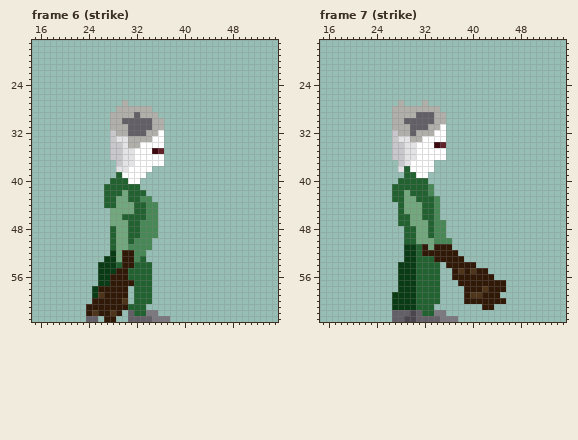
Edited in one commit: pixel-art file (asset-sources/sprites/enemies/bob.aseprite). The picture above is the old version.
64x64 pixels, 20 frames. Shown: frame 6 (strike): x 15..55, y 17..63; frame 7 (strike): x 15..55, y 17..63. The commit also changed other frames, which this record leaves out.
After:
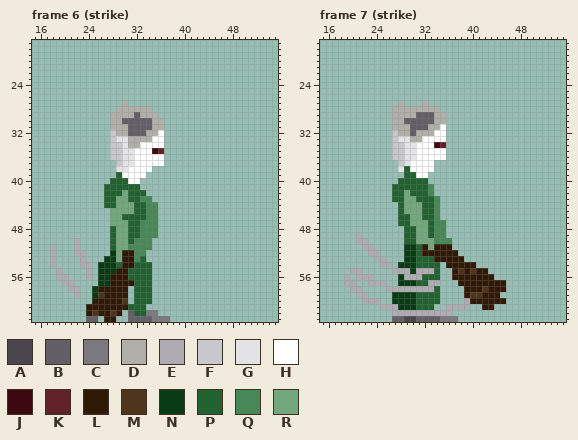
Palette (. is transparent): A #4b464d  B #635f66  C #7c7880  D #b1afaa  E #aeacb2  F #c8c7cc  G #e3e2e5  H #ffffff  J #3b090f  K #61222a  L #311908  M #4e351c  N #093b14  P #226130  Q #488756  R #73a87f
What changed:
layer "Layer 2" added
Changed rows in their new state; - is an unchanged pixel.
Frame 6 (strike), layer "Layer 2":
first column x 18:
50 ----E--
51 E---E--
52 E---EE-
53 E----E-
54 E----EE
55 -E----E
56 -EE---E
57 --EE---
58 ---EE--
59 ----E--
Frame 7 (strike), layer "Layer 2":
first column x 19:
49 --E------------------
50 --EE-----------------
51 ---EE----------------
52 ----EE---------------
53 -----EE--------------
54 ------EE-------------
55 -EE-----EEE-EEE------
56 E-EEE-----EEE--------
57 EE--EEE-------EE-----
58 -EE----EEEEEEEE------
59 --EE-----------------
60 ---EEE--------------E
61 ------EEE--------EEEE
62 --------EEEEEEEEEE---
Boxes around the changes in both pictures, in picture pixels (x1, y1, x2, y2):
added: (50, 238, 92, 298)
changed: (344, 232, 470, 316)
